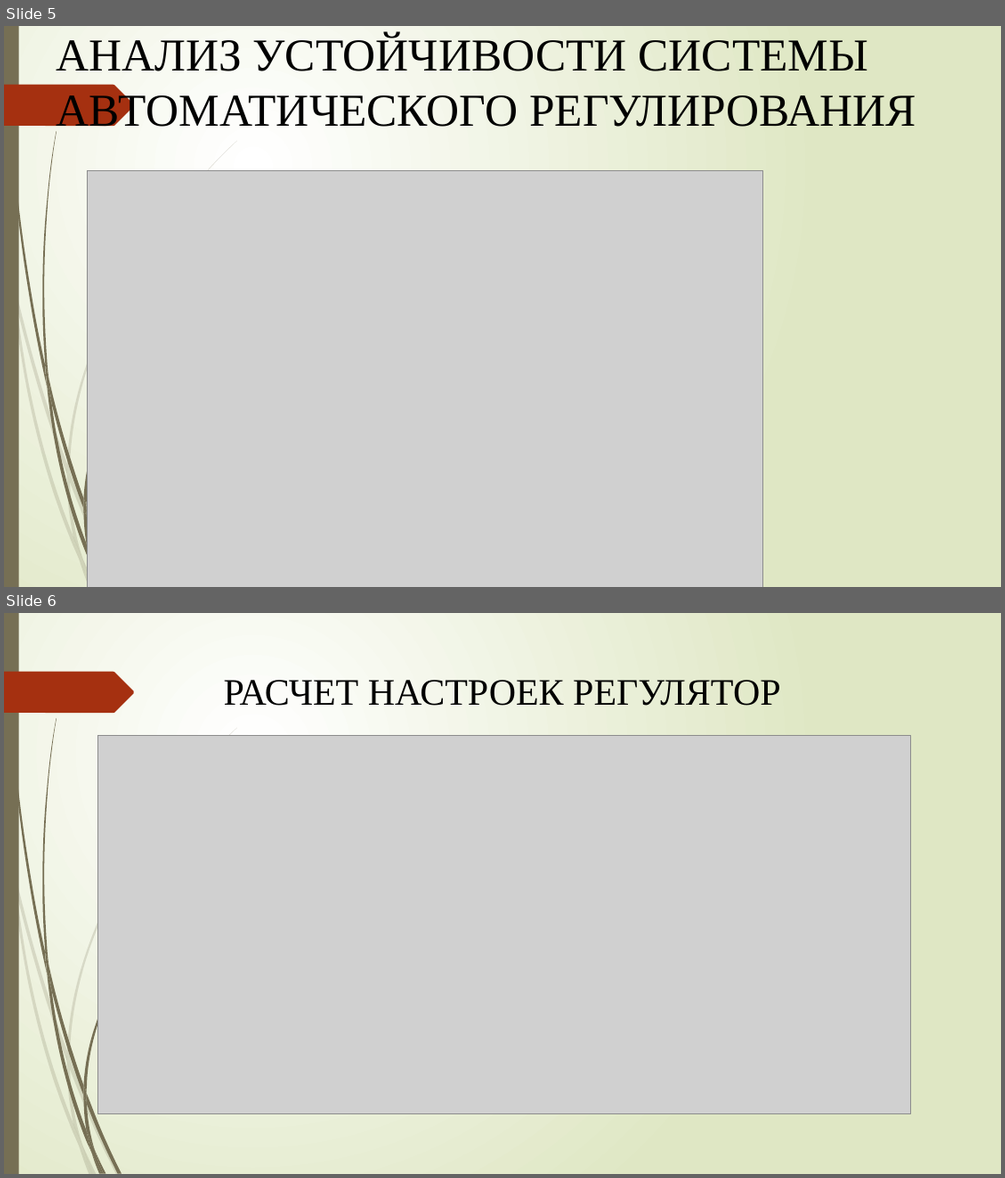
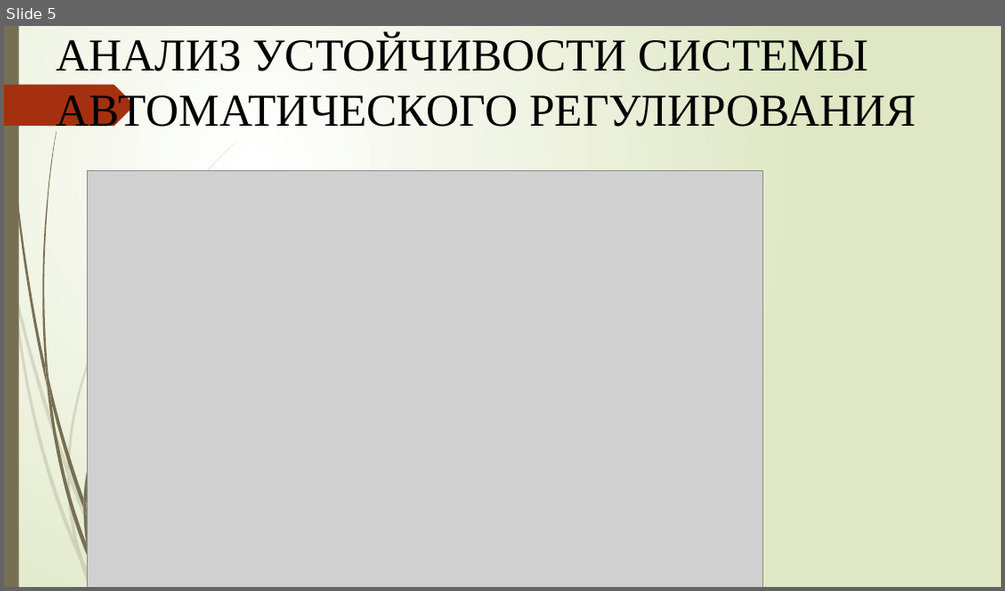
Before and after one commit to David2261/Scheme_Automation, a slide deck: 2023/Диплом/Ильшат Хабибрахманов/Презентация Ильшат.pptx. Shown one above the other, each under a label of ours: slides 5 and 6 before the commit, slide 5 after it. The pictures are 1005x1178 and 1005x591 pixels, drawn with LibreOffice and Linux fonts; fonts in the diff are those of the drawing; grey boxes stand for pictures. Boxes give left, top, right and bottom in pixels: in the first picture for what was removed or moved away, otherwise in the second. Text is boxed around its words. In the diff, an @@ line names an element or a change of style, - is before the commit and + after.

```diff
--- a/2023/Диплом/Ильшат Хабибрахманов/Презентация Ильшат.pptx
+++ b/2023/Диплом/Ильшат Хабибрахманов/Презентация Ильшат.pptx
@@ slide 6 removed at (x1=4, y1=613, x2=1001, y2=1174), background gradient #FFFFFF to #DFE8C4; not listed: 24 template elements that a slide beside it also shows @@
@@ title removed at (x1=224, y1=680, x2=780, y2=706) @@
-РАСЧЕТ НАСТРОЕК РЕГУЛЯТОР
@@ picture removed at (x1=98, y1=736, x2=911, y2=1114) @@
```
Also in this commit, not shown: 1 slide changed, 2 other slides removed, 16 other files.
